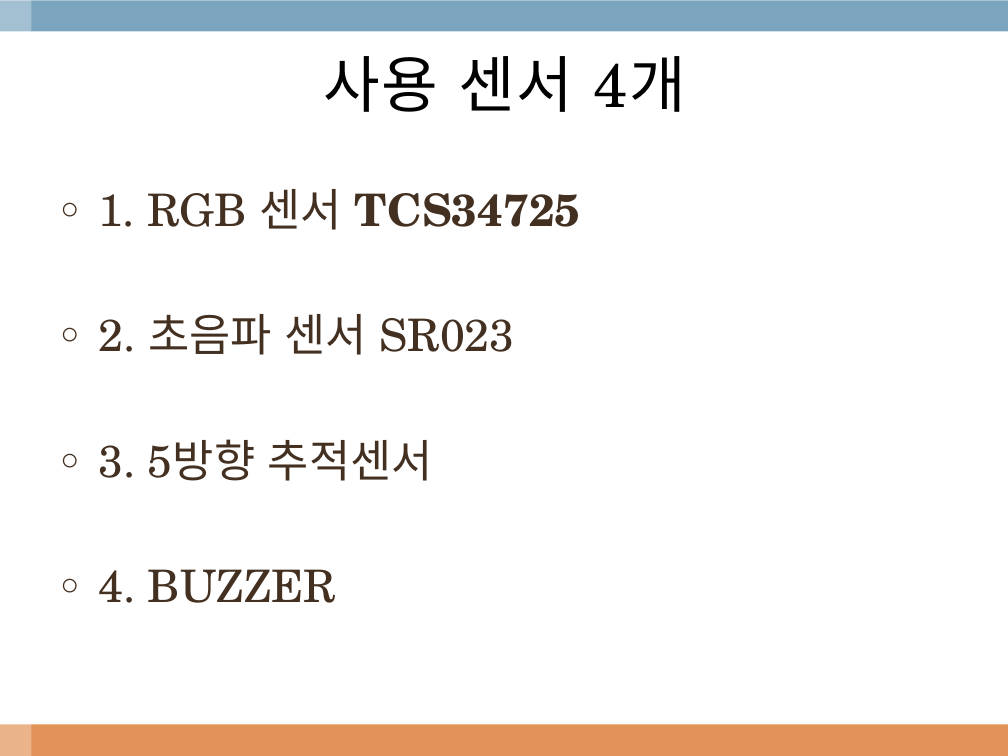
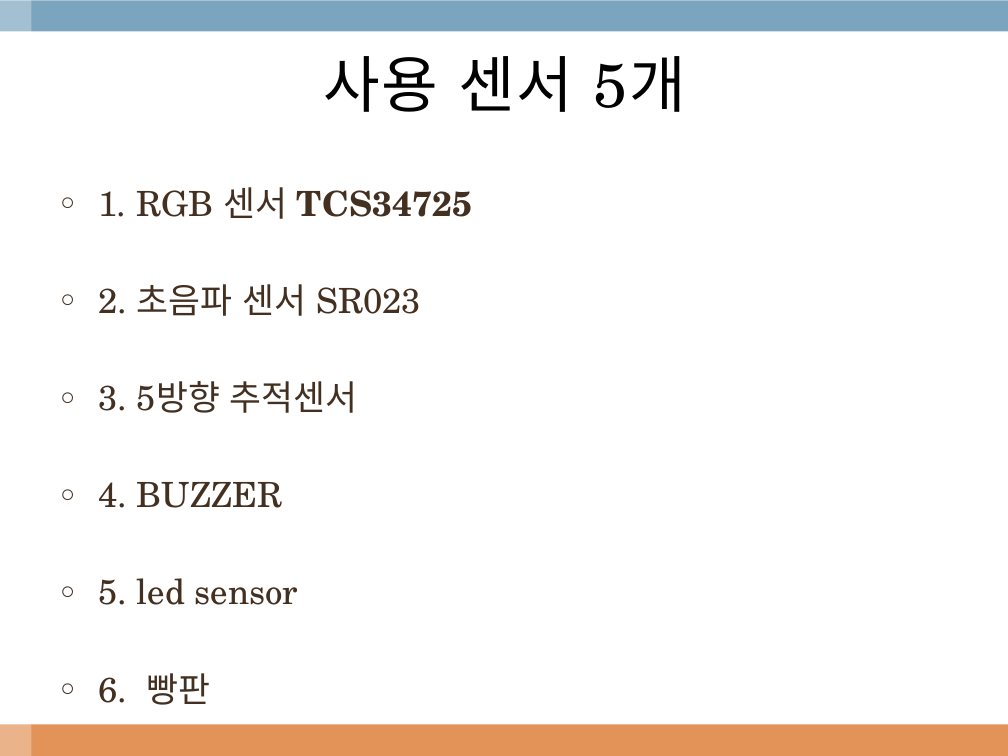
Before and after one commit to brightface/ras_car, a slide deck: slide 7 of AD_과제9조PPT.pptx (slide 6 before the commit). Drawn at 1008x756 pixels with LibreOffice and Linux fonts; fonts in the diff are those of the drawing; background and template pictures are left out. Boxes give left, top, right and bottom in pixels: in the first picture for what was removed or moved away, otherwise in the second. Text is boxed around its words. In the diff, an @@ line names an element or a change of style, - is before the commit and + after.

```diff
--- a/AD_과제9조PPT.pptx
+++ b/AD_과제9조PPT.pptx
@@ title at [324,56,686,112]: text changed @@
-사용 센서 4개
+사용 센서 5개
@@ text at [98,187,472,508]: size 32 to 24.8 pt in "1. RGB 센서 TCS34725", "2. 초음파 센서 SR023", "3. 5방향 추적센서", "4. BUZZER"; less space between paragraphs @@
@@ text at [98,578,299,705]: paragraphs added @@
+○ 5. led sensor
+○ 6. 빵판
```
Also in this commit, not shown: 1 slide added.
